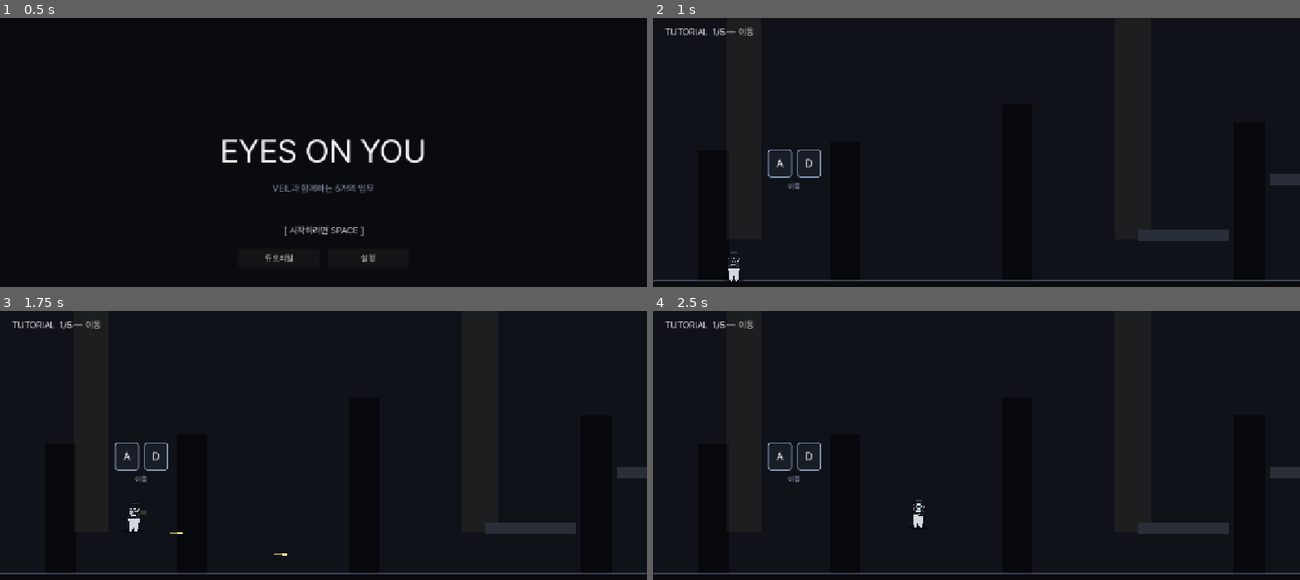
Above: before the commit, frames 1-4 (two rows, left to right).
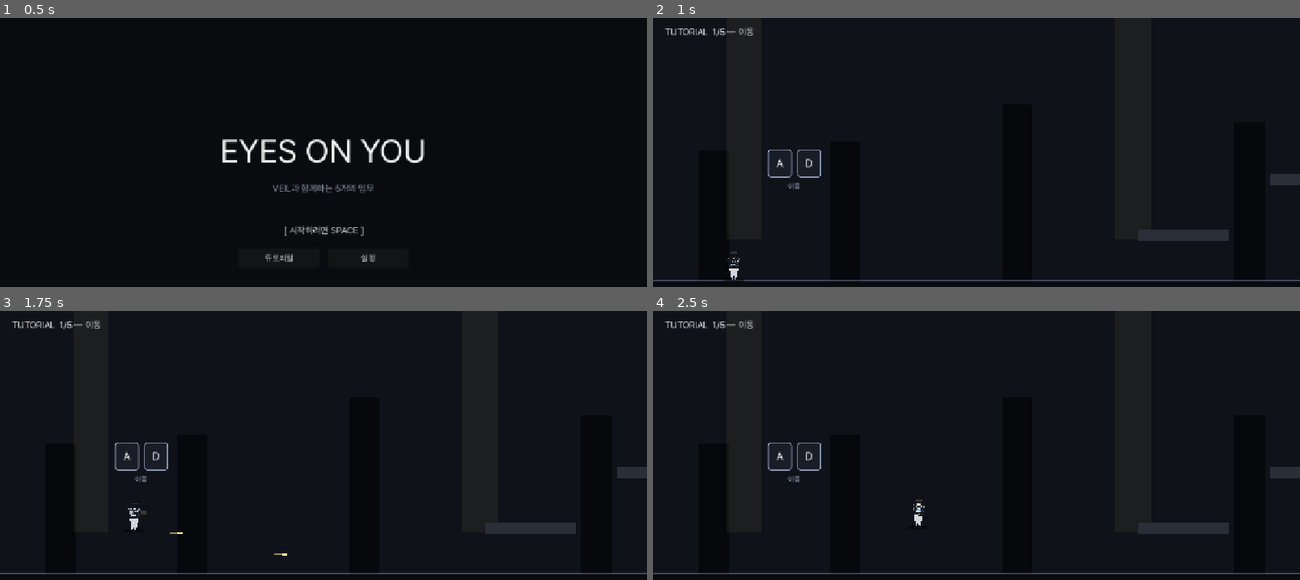
Above: after the commit, the same moments.

Repository: soomin007/EyesOnYou
Game: Godot game, scene res://scenes/main.tscn
Same seed, same stepped clock (60 frames per second), same inputs: the game is played once before the commit and once after it.
Inputs (mouse positions are in pixels of both pictures, inside the frame that each line leads up to):
- Up to frame 1 (0.5 s): no input
- Up to frame 2 (1 s): click "튜토리얼" at 0.5 s
- Up to frame 3 (1.75 s): tap Enter at 1.25 s; move the mouse to (465, 475) at 1.27 s; press the mouse at (465, 475) at 1.28 s; hold D (move_right) from 1.28 s (still down); tap W (jump) at 1.52 s
- Up to frame 4 (2.5 s): keep holding D (move_right); move the mouse to (847, 510) at 2.02 s; release the mouse at (847, 510) at 2.03 s; tap Shift (dash) at 2.1 s; tap W (jump) at 2.27 s

Frame 1 is identical in both runs. In frame 2, less than 0.1% of the frame differs, in the area x 11-14%, y 91-98%; in frame 3, less than 0.1%, in the area x 19-22%, y 73-82%; in frame 4, less than 0.1%.

Commit message:
fix(parse): BossSentinel 자폭 ring 펄스의 := 타입 추론 파서 에러
`for ring in [danger_ring_inner, danger_ring_outer]:` 패턴에서 ring이
Variant로 추론돼 그 안의 `var tw := ring.create_tween()`이 파서 단계에서
catastrophic cascade를 일으켜 333~337라인 false positive 에러로 번짐
(튜토리얼 진입 자체를 막음).

- _pulse_ring(ring: Line2D) 헬퍼로 분리해 ring 타입 명시 + var tw: Tween 명시
- 추가: Player 하체 비례 좁히기 — 어깨 11 / 무릎 7 / 발 5 V형, "다리가
  너무 두꺼워" 피드백 대응. 어깨 패드/벨트 너비도 동일 비례에 맞춤

Co-Authored-By: Claude Opus 4.7 (1M context) <noreply@anthropic.com>

Diff:
--- a/scripts/BossSentinel.gd
+++ b/scripts/BossSentinel.gd
@@ -329,13 +329,18 @@
 	danger_ring_outer = _make_danger_ring(SELF_DESTRUCT_OUTER, Color(0.95, 0.78, 0.30, 0.65), 3.0)
 	add_child(danger_ring_inner)
 	add_child(danger_ring_outer)
-	# 두 ring 모두 펄스 — 카운트다운 인지
-	for ring in [danger_ring_inner, danger_ring_outer]:
-		var tw := ring.create_tween()
-		tw.set_loops()
-		tw.tween_property(ring, "modulate:a", 0.45, 0.4)
-		tw.tween_property(ring, "modulate:a", 1.0, 0.4)
+	# 두 ring 모두 펄스 — 카운트다운 인지.
+	# 주의: array literal로 묶어 for 돌리면 ring이 Variant로 추론돼
+	# `var tw := ring.create_tween()`의 := 타입 추론이 파서를 막는다.
+	_pulse_ring(danger_ring_inner)
+	_pulse_ring(danger_ring_outer)
 	emit_signal("self_destruct_started")
+
+func _pulse_ring(ring: Line2D) -> void:
+	var tw: Tween = ring.create_tween()
+	tw.set_loops()
+	tw.tween_property(ring, "modulate:a", 0.45, 0.4)
+	tw.tween_property(ring, "modulate:a", 1.0, 0.4)
 
 func _make_danger_ring(radius: float, color: Color, width: float) -> Line2D:
 	var line := Line2D.new()
--- a/scripts/CharacterArt.gd
+++ b/scripts/CharacterArt.gd
@@ -29,26 +29,27 @@
 	torso.name = "Torso"
 	root.add_child(torso)
 
+	# 상체 어깨 11 → 하체 무릎 7 → 발 5로 좁아지는 V형 비례.
 	_filled(torso, Color(0.82, 0.84, 0.88), PackedVector2Array([
-		Vector2(-9, -46), Vector2(9, -46),
-		Vector2(12, -28), Vector2(10, -10),
-		Vector2(8, 0), Vector2(2, 0),
-		Vector2(0, -8), Vector2(-2, 0),
-		Vector2(-8, 0), Vector2(-10, -10),
-		Vector2(-12, -28),
-	]))
-
-	# 어깨 패드 (양쪽)
+		Vector2(-11, -46), Vector2(11, -46),
+		Vector2(11, -30), Vector2(9, -22),
+		Vector2(7, -12), Vector2(5, -2),
+		Vector2(2, -2), Vector2(0, -8), Vector2(-2, -2),
+		Vector2(-5, -2), Vector2(-7, -12), Vector2(-9, -22),
+		Vector2(-11, -30),
+	]))
+
+	# 어깨 패드 (양쪽) — 어깨 11 비례에 맞춰 살짝 바깥으로 돌출
 	_filled(torso, Color(0.50, 0.54, 0.62), PackedVector2Array([
-		Vector2(-12, -46), Vector2(-7, -46), Vector2(-8, -40), Vector2(-12, -40),
+		Vector2(-13, -46), Vector2(-7, -46), Vector2(-8, -40), Vector2(-13, -40),
 	]))
 	_filled(torso, Color(0.50, 0.54, 0.62), PackedVector2Array([
-		Vector2(7, -46), Vector2(12, -46), Vector2(12, -40), Vector2(8, -40),
-	]))
-
-	# 벨트
+		Vector2(7, -46), Vector2(13, -46), Vector2(13, -40), Vector2(8, -40),
+	]))
+
+	# 벨트 — 허리(11) 라인에 맞춤
 	_filled(torso, Color(0.18, 0.20, 0.26), PackedVector2Array([
-		Vector2(-12, -30), Vector2(12, -30), Vector2(11, -26), Vector2(-11, -26),
+		Vector2(-11, -30), Vector2(11, -30), Vector2(9, -26), Vector2(-9, -26),
 	]))
 	# 벨트 버클
 	_filled(torso, Color(0.85, 0.78, 0.50), PackedVector2Array([
